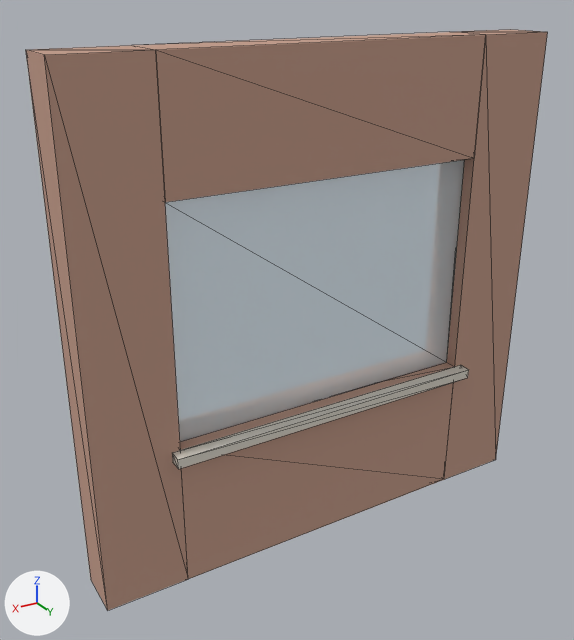
An edit to the glTF model assets/kits/building/fac_brick_win_c.glb, drawn before and after from the same camera.
Before and after are seen from a 50 mm camera at (3.93, 3.83, 3.3) aimed at (1.7, 0.11, 1.43). Lighting does not change. The marker at lower left points along +X, +Y and +Z. The older version comes first. Mesh edges are drawn as thin lines. Objects named as collision shapes, trigger or cutter boxes, shadow casters or lower levels of detail are left out. Vertices at exactly the same position are counted once.

The first picture shows 'fac_brick_win_c'.
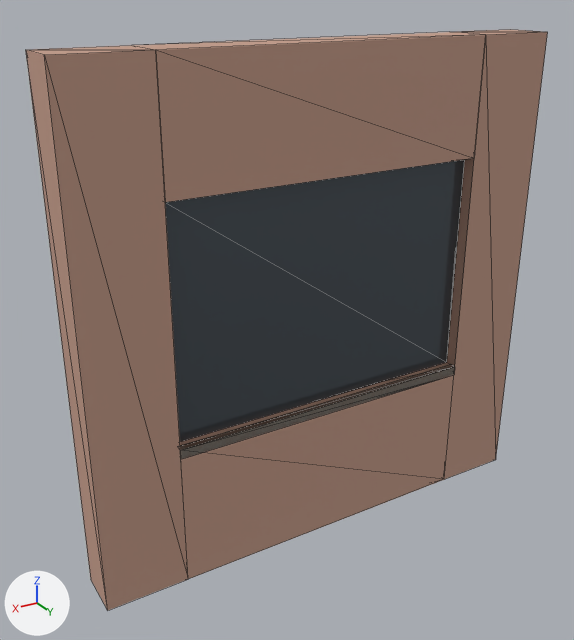
Changed parts and their boxes (x1, y1, x2, y2) in the pictures (574 x 640 px; the box of a moved part takes in the faces that stretch with it):
part 1 of me_fac_brick_win_c, moved or reshaped: before (172, 365, 469, 469); after (180, 365, 455, 459)
part 2 of me_fac_brick_win_c, recoloured: (165, 160, 465, 442) in both

The change, as a list of edits to the scene's bpy script:
```text
Add mat_m_window:
    mat_m_window = principled_material('M_window')
    mat_m_window.base_color = (0.1, 0.12, 0.14)  # dark grey #596169
    mat_m_window.metallic = 0.6
    mat_m_window.roughness = 0.08
Change me_fac_brick_win_c:
    used by ob_fac_brick_win_c; location = (0.0, 0.0, 0.0)
    remove me_fac_brick_win_c.from_pydata(...)  # 40 vertices, 72 faces; spans x 0.0..3.0, y 0.0..0.38, z 0.0..3.0
    add me_fac_brick_win_c.from_pydata(...)  # 38 vertices, 72 faces; spans x 0.0..3.0, y 0.0..0.3, z 0.0..3.0
    me_fac_brick_win_c part 1
    8 vertices are removed from x 0.45..2.55, y 0.3..0.38, z 0.84..0.9
    12 faces are deleted
    6 vertices are added at (0.5, 0.3, 0.84), (0.5, 0.26, 0.84), (0.5, 0.26, 0.9), (2.5, 0.3, 0.84), (2.5, 0.26, 0.9), (2.5, 0.26, 0.84)
    12 new faces join them, mat_m_stone (light grey #dfdace)
    me_fac_brick_win_c part 2: 12 faces spanning x 0.5..2.5, y 0.2..0.22, z 0.9..2.3 switch from mat_m_glass (pale blue #daedf6) to mat_m_window (dark grey #596169)
```
